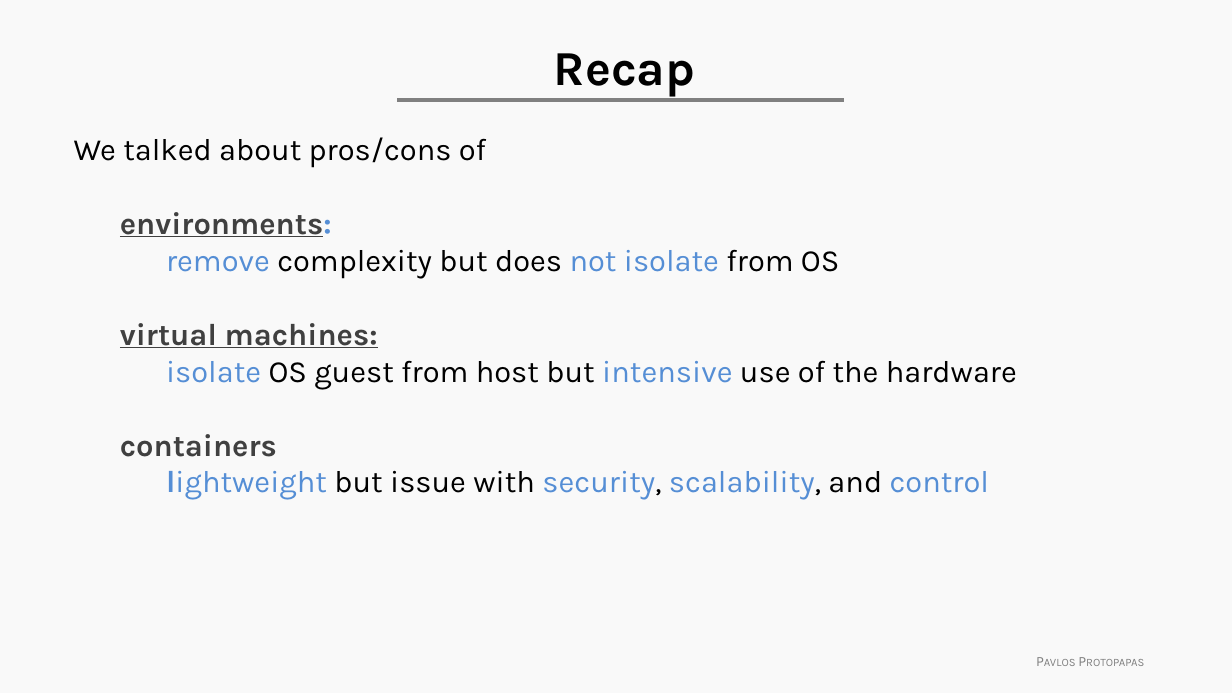
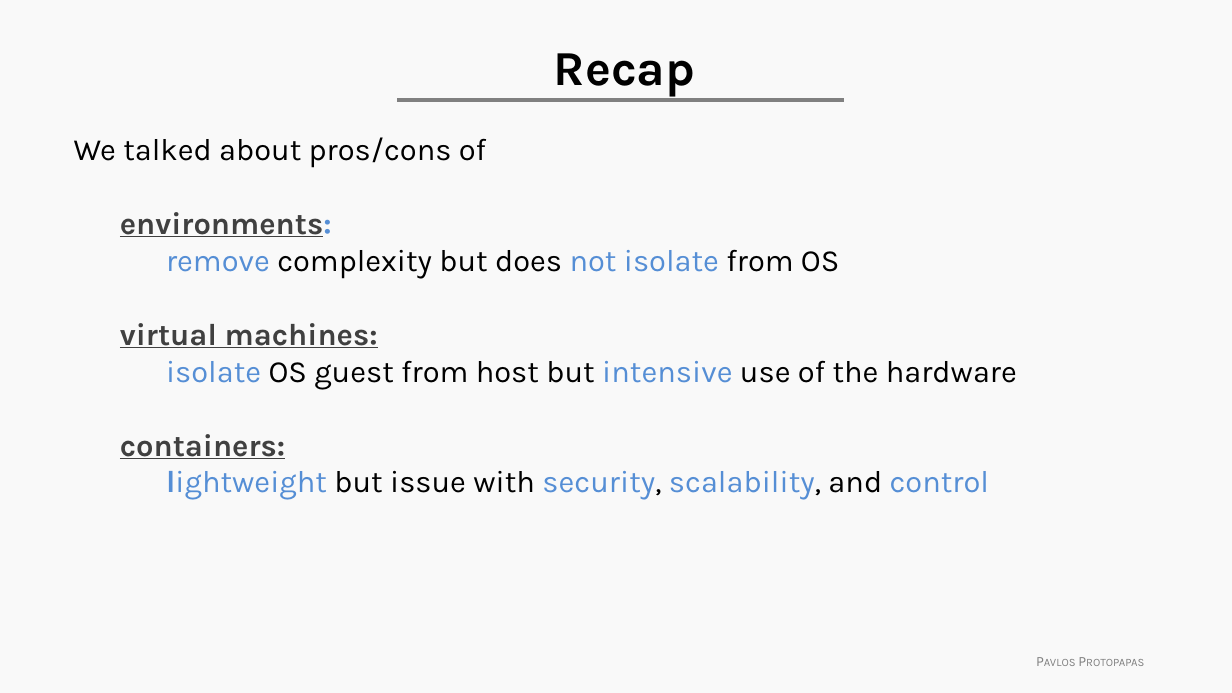
Before and after one commit to Harvard-IACS/2021-ComputeFest, a slide deck: slide 6 of Day 4/ComputeFest2021_Deployment.pptx. Drawn at 1232x693 pixels with LibreOffice and Linux fonts; fonts in the diff are those of the drawing; background and template pictures are left out. Boxes give left, top, right and bottom in pixels: in the first picture for what was removed or moved away, otherwise in the second. Text is boxed around its words. In the diff, an @@ line names an element or a change of style, - is before the commit and + after.

```diff
--- a/Day 4/ComputeFest2021_Deployment.pptx
+++ b/Day 4/ComputeFest2021_Deployment.pptx
@@ text at (x1=120, y1=434, x2=285, y2=459): text changed @@
-containers
+containers:
```
Also in this commit, not shown: 5 other slides changed, 1 slide added, 1 other file.
